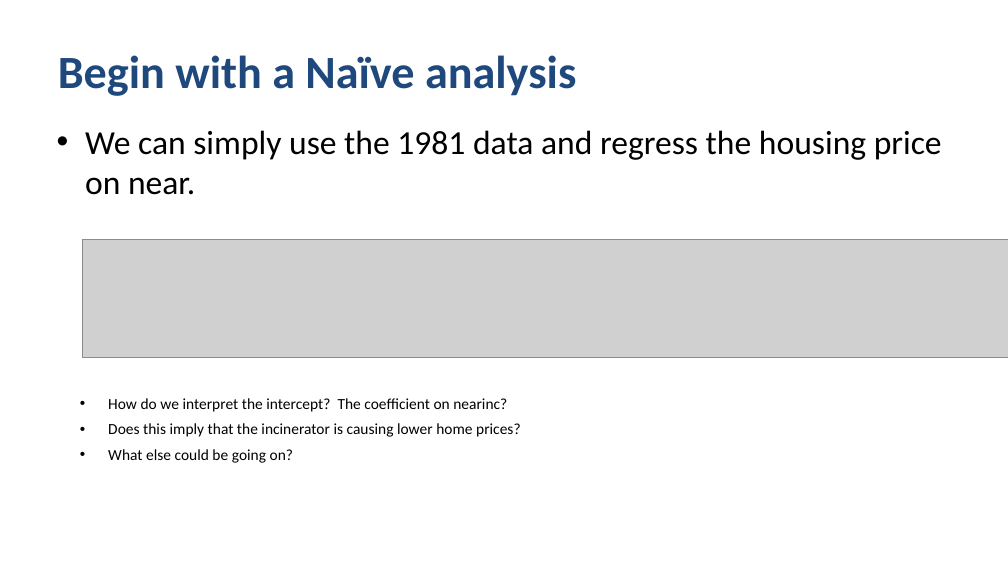
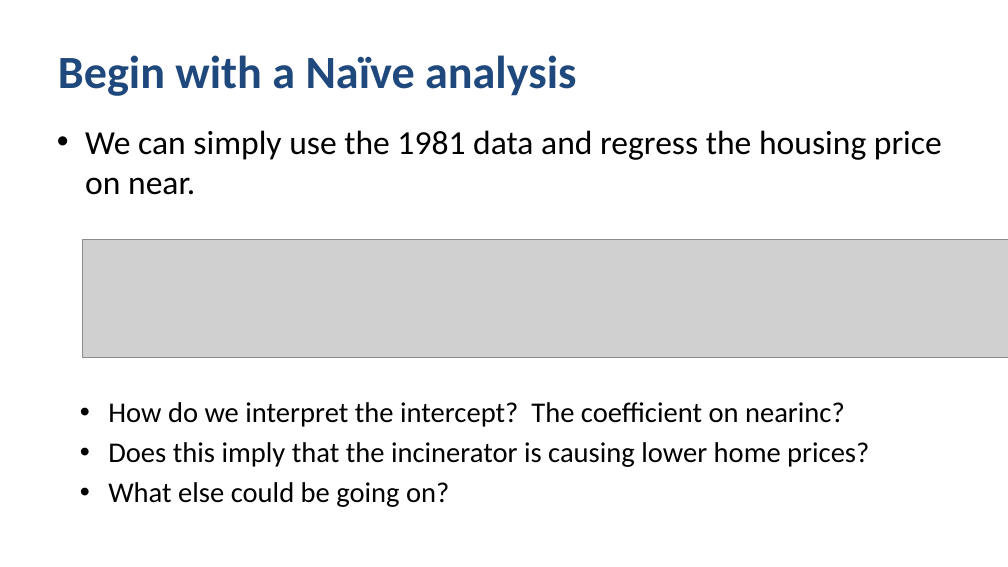
Before and after one commit to alexkcode/pa-541, a slide deck: slide 56 of PA_541_Week_13_PanelDataPart1_PooledCrossSect_STUDENT.pptx. Drawn at 1008x567 pixels with LibreOffice and Linux fonts; fonts in the diff are those of the drawing; grey boxes stand for pictures. Boxes give left, top, right and bottom in pixels: in the first picture for what was removed or moved away, otherwise in the second. Text is boxed around its words. In the diff, an @@ line names an element or a change of style, - is before the commit and + after.

```diff
--- a/PA_541_Week_13_PanelDataPart1_PooledCrossSect_STUDENT.pptx
+++ b/PA_541_Week_13_PanelDataPart1_PooledCrossSect_STUDENT.pptx
@@ text "How do we interpret the ..." at [108, 402, 869, 507]: size 14.7 to 27.2 pt; indent changed @@
```
Also in this commit, not shown: 52 other slides changed, 2 slides added, 2 slides removed, 10 other files.
